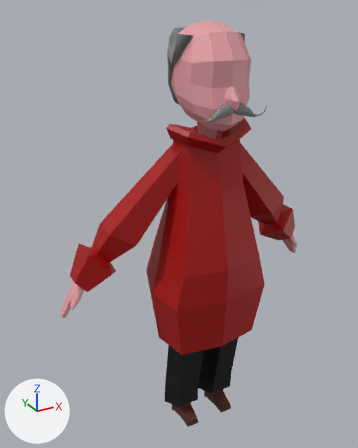
Two versions of the FBX model Assets/Models/golgi.fbx, one commit apart.
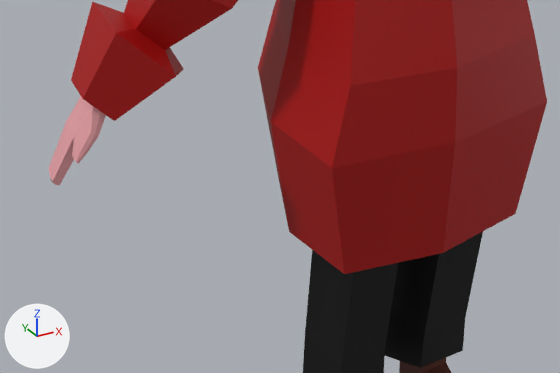
Each version is shown whole from a 50 mm lens placed at (-1.32, -2.1, 2.37), pointed at (-0.16, 0.01, 1.32), then close up on the part from 11% to 75% of the width and 54% to 88% of the height. Lighting does not change. The marker at lower left points along +X, +Y and +Z. Where no turn or scale is listed for an object, it has been applied to the vertices. Vertices at the same position are counted once.

The older version as bpy lines, for what is in view:
```python
me_cube_002 = bpy.data.meshes.new('Cube.002')
me_cube_002.from_pydata(...)  # 2348 vertices, 2286 faces; spans x -0.8..0.8, y -0.28..0.23, z -1.29..1.02
# faces by material slot: [198, 170, 1840, 38, 40]
me_cube_002.materials.append(mat_material_001)  # pink #e7a0a5
me_cube_002.materials.append(mat_material)  # red #a90100
me_cube_002.materials.append(mat_material_002)  # grey #828282
me_cube_002.materials.append(mat_material_003)  # dark red #5a2d23
me_cube_002.materials.append(mat_material_004)  # black #000000
ob_cube_002 = bpy.data.objects.new('Cube.002', me_cube_002)
ob_cube_002.location = (0.0, 0.028, 1.291)
```
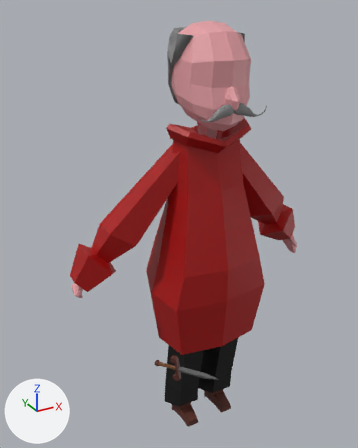
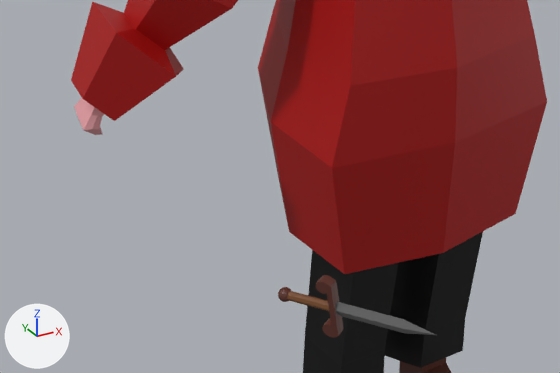
The newer file is also turned or shifted as a whole; pictures and numbers use the older file's frame.

The change, as JSON lines over the scene's bpy script:
```json
{"op": "add", "block": "mat_material_011", "code": ["mat_material_011 = principled_material('Material.011')", "mat_material_011.base_color = (0.139, 0.139, 0.139)  # dark grey #686868"]}
{"op": "add", "block": "mat_material_012", "code": ["mat_material_012 = principled_material('Material.012')", "mat_material_012.base_color = (0.102, 0.0258, 0.0166)  # dark red #5a2d23"]}
{"op": "add", "block": "mat_material_013", "code": ["mat_material_013 = principled_material('Material.013')", "mat_material_013.base_color = (0.17, 0.0625, 0.0176)  # brown #734724"]}
{"block": "me_cube_002", "where": "# used by ob_cube_002; location = (0.0, 0.028, 1.291)"}
{"op": "remove", "block": "me_cube_002", "code": "me_cube_002.from_pydata(...)  # 2348 vertices, 2286 faces; spans x -0.8..0.8, y -0.28..0.23, z -1.29..1.02"}
{"op": "add", "block": "me_cube_002", "code": "me_cube_002.from_pydata(...)  # 2335 vertices, 2271 faces; spans x -0.73..0.8, y -0.28..0.23, z -1.29..1.02"}
{"block": "me_cube_002", "change": "me_cube_002 part 1: the loose piece of 46 vertices spanning x -0.8..-0.63, y 0.04..0.16, z -0.43..-0.2 is rebuilt with 33 vertices and now spans x -0.73..-0.64, y 0.05..0.16, z -0.33..-0.19"}
{"op": "add", "block": "me_cube_001", "code": ["me_cube_001 = bpy.data.meshes.new('Cube.001')", "me_cube_001.from_pydata(...)  # 335 vertices, 262 faces; spans x -0.056..0.14, y -0.225..0.081, z -0.068..0.072", "# faces by material slot: [16, 236, 10]", "me_cube_001.materials.append(mat_material_011)  # dark grey #686868", "me_cube_001.materials.append(mat_material_012)  # dark red #5a2d23", "me_cube_001.materials.append(mat_material_013)  # brown #734724"]}
{"op": "add", "block": "ob_dagger_001", "code": ["ob_dagger_001 = bpy.data.objects.new('Dagger.001', me_cube_001)", "ob_dagger_001.location = (-0.397, -0.338, 0.726)"]}
```

What differs and where, as boxes [x1, y1, x2, y2] in the close-ups (560 x 373 px):
```json
{"object": "Cube.002", "change": "reshaped", "before": [49, 0, 547, 373], "after": [71, 0, 547, 373]}
{"object": "Dagger.001", "change": "added", "after": [278, 275, 435, 338], "faces in mat_material_011 (dark grey #686868)": [336, 302, 435, 335], "faces in mat_material_012 (dark red #5a2d23)": [278, 275, 343, 338], "faces in mat_material_013 (brown #724724)": [287, 291, 329, 311]}
{"part": 1, "of": "me_cube_002", "change": "rebuilt", "before": [49, 96, 106, 185], "after": [74, 98, 104, 135]}
```
